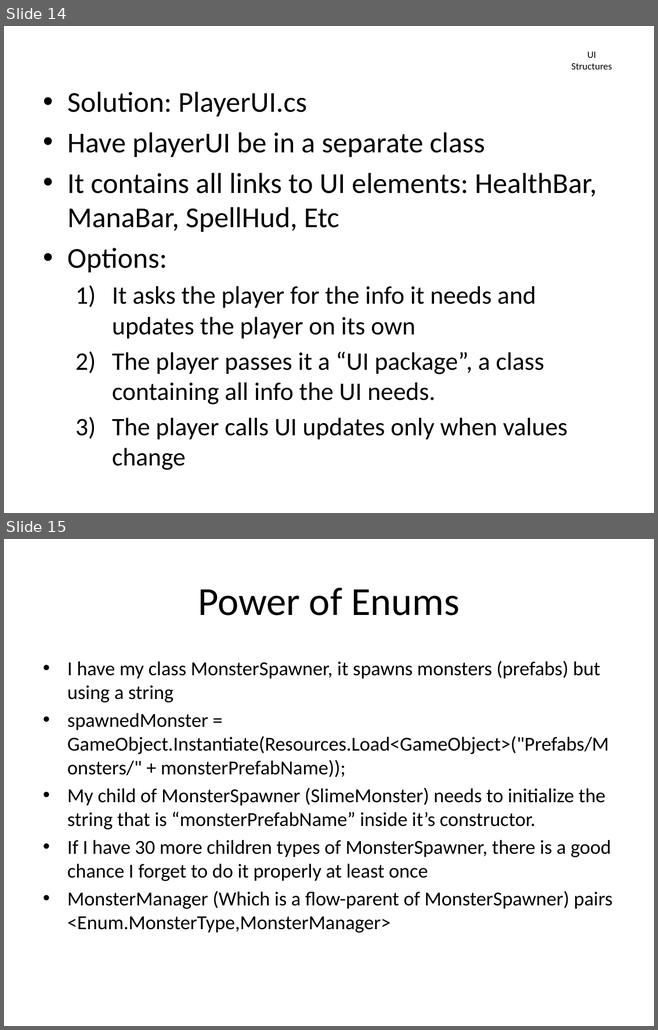
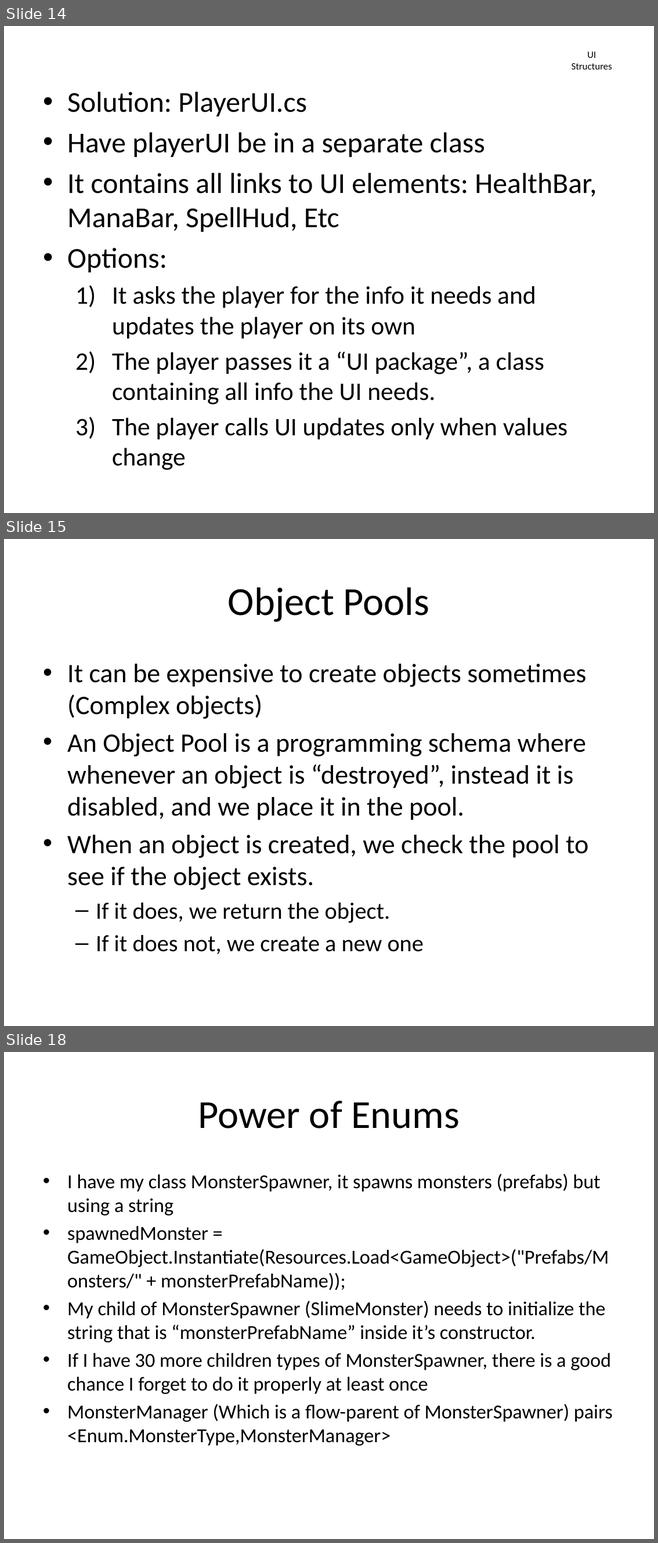
Before and after one commit to mattstg/GoopSoupV2, a slide deck: Docs/FlowPresentation.pptx. Shown one above the other, each under a label of ours: slides 14 and 15 before the commit, slides 14, 15 and 18 after it; the slides between them are not shown. The pictures are 658x1030 and 658x1543 pixels, drawn with LibreOffice and Linux fonts; fonts in the diff are those of the drawing. Boxes give left, top, right and bottom in pixels: in the first picture for what was removed or moved away, otherwise in the second. Text is boxed around its words. In the diff, an @@ line names an element or a change of style, - is before the commit and + after.

```diff
--- a/Docs/FlowPresentation.pptx
+++ b/Docs/FlowPresentation.pptx
@@ slide 15 added at (4, 539, 654, 1026), background #FFFFFF @@
@@ title added at (228, 587, 430, 622), 44 pt, text #000000 @@
+Object Pools
@@ text added at (67, 664, 588, 954), 29.6 pt, text #000000 @@
+• It can be expensive to create objects sometimes (Complex objects)
+• An Object Pool is a programming schema where whenever an object is “destroyed”, instead it is disabled, and we place it in the pool.
+• When an object is created, we check the pool to see if the object exists.
+  – If it does, we return the object.
+  – If it does not, we create a new one
@@ what was slide 15 is now slide 18 @@
```
Also in this commit, not shown: 2 other slides added, 1 other file.
